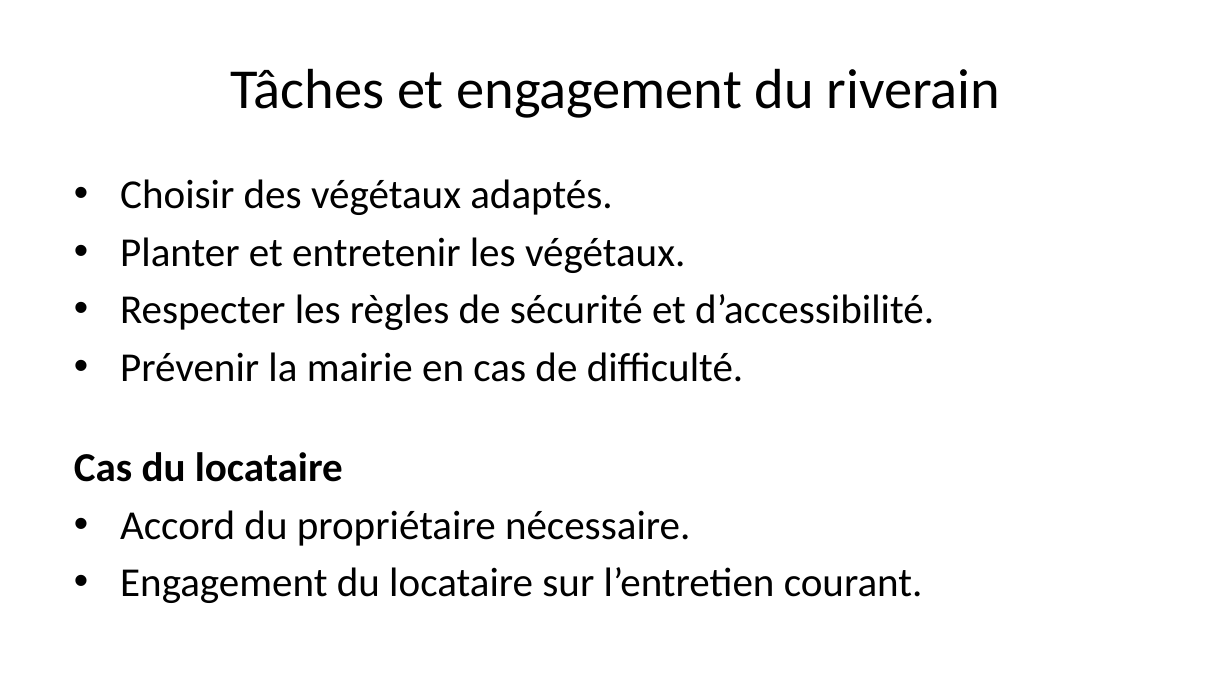
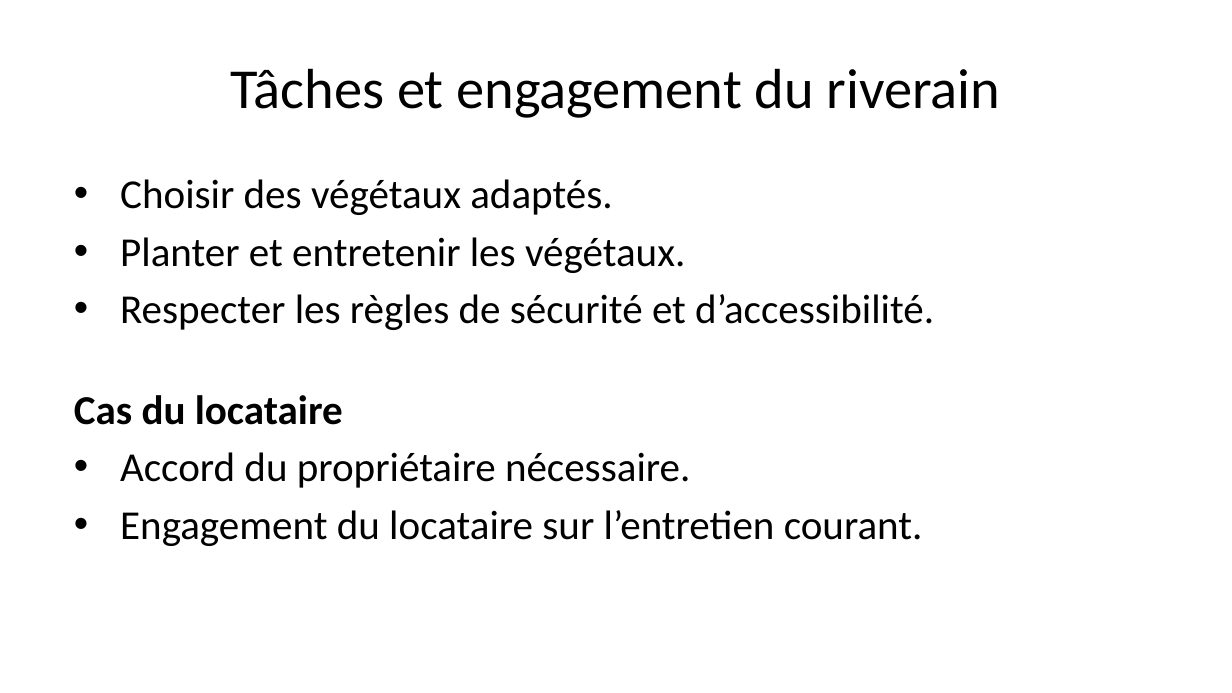
Before and after one commit to Bertrand82/vegetalisation_m2q, a slide deck: slide 10 of presentation.pptx. Drawn at 1232x693 pixels with LibreOffice and Linux fonts; fonts in the diff are those of the drawing. Boxes give left, top, right and bottom in pixels: in the first picture for what was removed or moved away, otherwise in the second. Text is boxed around its words. In the diff, an @@ line names an element or a change of style, - is before the commit and + after.

```diff
--- a/presentation.pptx
+++ b/presentation.pptx
@@ text at box(120, 352, 744, 382): paragraph removed @@
-• Prévenir la mairie en cas de difficulté.
```
Also in this commit, not shown: 5 other slides changed, 2 slides added, 3 other files.
